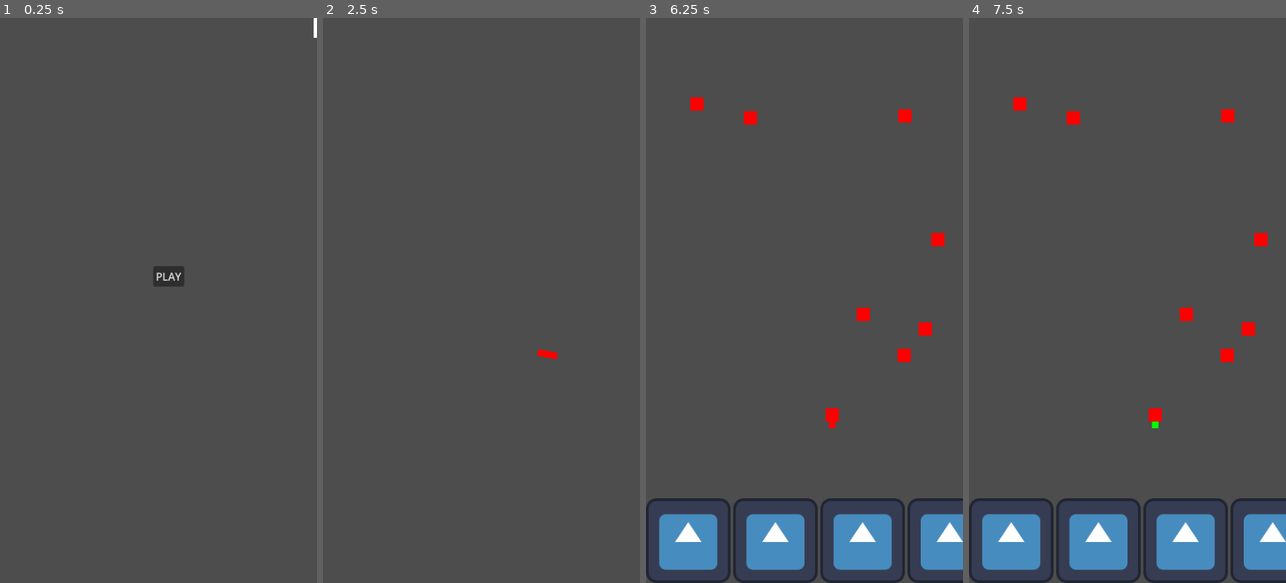
Above: before the commit, frames 1-4 (left to right).
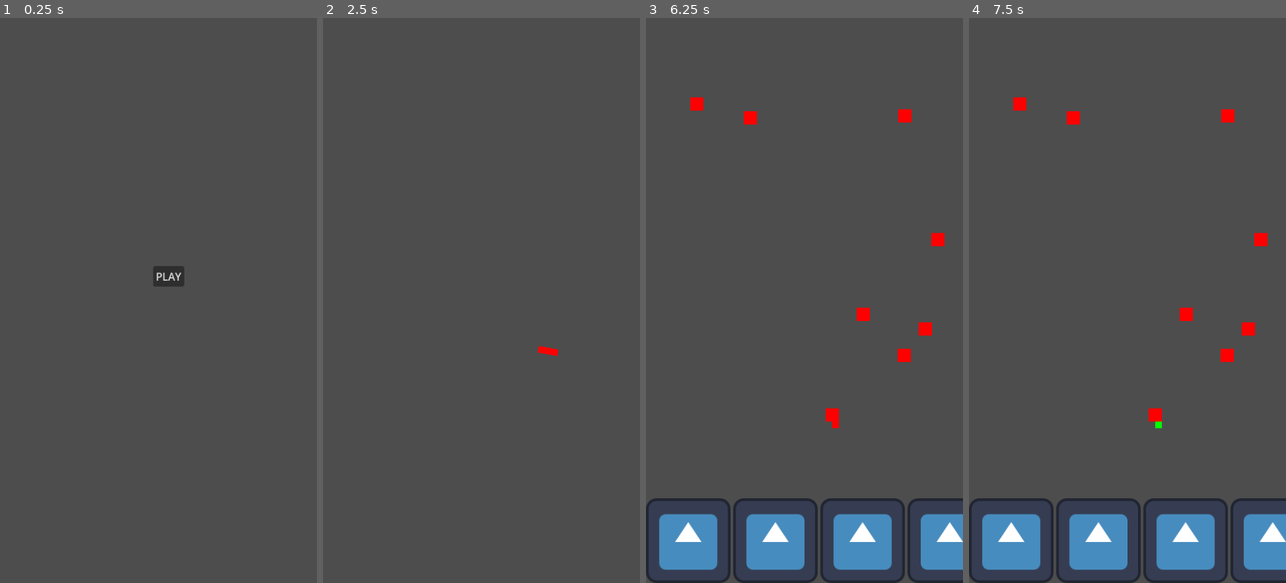
Above: after the commit, the same moments.

Repository: Xavier-Royer/Color-Jumper
Game: Godot game, scene res://Main.tscn
The game is run twice, just before and just after one commit, with the same random seed, the same clock (stepped at 60 frames per second) and the same inputs. The engine's default icon, where the game draws it, is replaced by a stand-in: a white triangle on a blue panel in a dark square.
Inputs (mouse positions are in pixels of both pictures, inside the frame that each line leads up to):
- Up to frame 1 (0.25 s): no input
- Up to frame 2 (2.5 s): click "PLAY" at 0.5 s; tap Enter at 1.25 s; move the mouse to (551, 272) at 1.27 s; press the mouse at (551, 272) at 1.28 s; tap Space at 2 s; move the mouse to (418, 328) at 2.02 s; release the mouse at (418, 328) at 2.03 s; click (418, 328) at 2.1 s
- Up to frame 3 (6.25 s): tap Enter at 2.75, 4.25 s; move the mouse to (836, 176) at 2.77 s; press the mouse at (836, 176) at 2.78 s; tap Space at 3.5, 5 s; move the mouse to (788, 413) at 3.52 s; release the mouse at (788, 413) at 3.53 s; click (788, 413) at 3.6 s; move the mouse to (899, 385) at 4.27 s; press the mouse at (899, 385) at 4.28 s; move the mouse to (709, 215) at 5.02 s; release the mouse at (709, 215) at 5.03 s; click (709, 215) at 5.1 s; move the mouse to (820, 300) at 5.77 s; press the mouse at (820, 300) at 5.78 s
- Up to frame 4 (7.5 s): release the mouse at (1143, 300) at 6.5 s; click (1010, 543) at 6.5 s; click (1098, 543) at 7.25 s

The runs differ from the first frame. In frame 1, less than 0.1% of the frame differs, in the area x 98-100%, y 0-4%; in frame 2, less than 0.1%, in the area x 67-75%, y 58-61%; in frame 3, less than 0.1%; in frame 4, less than 0.1%.

Commit message:
Refactor player to be a Node2D

Diff:
--- a/Main.tscn
+++ b/Main.tscn
@@ -35,43 +35,45 @@
 [node name="Objects" type="Node2D" parent="ScreenManager/GameScreen"]
 position = Vector2(-480, 0)
 
-[node name="Player" type="Area2D" parent="ScreenManager/GameScreen/Objects"]
+[node name="Player" type="Node2D" parent="ScreenManager/GameScreen/Objects"]
 position = Vector2(480, 0)
+script = ExtResource("4_cm0pq")
+
+[node name="Area2D" type="Area2D" parent="ScreenManager/GameScreen/Objects/Player"]
+position = Vector2(5, 0)
 collision_layer = 64
 collision_mask = 0
-script = ExtResource("4_cm0pq")
 
-[node name="CollisionShape2D" type="CollisionShape2D" parent="ScreenManager/GameScreen/Objects/Player"]
+[node name="CollisionShape2D" type="CollisionShape2D" parent="ScreenManager/GameScreen/Objects/Player/Area2D"]
 position = Vector2(0, 15)
 shape = SubResource("RectangleShape2D_r0du0")
 
 [node name="ColorRect" type="ColorRect" parent="ScreenManager/GameScreen/Objects/Player"]
-offset_left = -5.0
-offset_right = 5.0
+offset_right = 10.0
 offset_bottom = 30.0
 
 [node name="VisibleOnScreenNotifier2D" type="VisibleOnScreenNotifier2D" parent="ScreenManager/GameScreen/Objects/Player"]
-position = Vector2(-7.62939e-06, 15)
+position = Vector2(4.99994, 15)
 scale = Vector2(0.499999, 1.5)
 
 [node name="RayCastRight" type="RayCast2D" parent="ScreenManager/GameScreen/Objects/Player"]
 modulate = Color(1, 0.2, 1, 1)
-position = Vector2(5, 32)
+position = Vector2(10, 32)
 target_position = Vector2(0, -120)
 collision_mask = 0
 collide_with_areas = true
 
 [node name="RayCastLeft" type="RayCast2D" parent="ScreenManager/GameScreen/Objects/Player"]
 modulate = Color(1, 0.2, 1, 1)
-position = Vector2(-5, 32)
+position = Vector2(0, 32)
 target_position = Vector2(0, -120)
 collision_mask = 0
 collide_with_areas = true
 
 [node name="RayCastMiddle" type="RayCast2D" parent="ScreenManager/GameScreen/Objects/Player"]
 modulate = Color(1, 0.2, 1, 1)
-position = Vector2(0, 32)
-target_position = Vector2(0, -120)
+position = Vector2(5, 32)
+target_position = Vector2(0, -1500)
 collision_mask = 0
 collide_with_areas = true
 
@@ -118,7 +120,7 @@
 text = "Play Again"
 
 [connection signal="pressed" from="ScreenManager/HomeScreen/Button" to="ScreenManager" method="_on_play_pressed"]
-[connection signal="area_entered" from="ScreenManager/GameScreen/Objects/Player" to="ScreenManager/GameScreen" method="_on_player_area_entered"]
-[connection signal="area_exited" from="ScreenManager/GameScreen/Objects/Player" to="ScreenManager/GameScreen" method="_on_player_area_exited"]
+[connection signal="area_entered" from="ScreenManager/GameScreen/Objects/Player/Area2D" to="ScreenManager/GameScreen" method="_on_player_area_entered"]
+[connection signal="area_exited" from="ScreenManager/GameScreen/Objects/Player/Area2D" to="ScreenManager/GameScreen" method="_on_player_area_exited"]
 [connection signal="screen_exited" from="ScreenManager/GameScreen/Objects/Player/VisibleOnScreenNotifier2D" to="ScreenManager/GameScreen/Objects/Player" method="_on_visible_on_screen_notifier_2d_screen_exited"]
 [connection signal="pressed" from="ScreenManager/GameOverScreen/Button" to="ScreenManager" method="_on_play_pressed"]
--- a/game_screen.gd
+++ b/game_screen.gd
@@ -3,6 +3,7 @@
 signal gameOverScreen
 
 @onready var blockScene = preload("res://block.tscn")
+@onready var area2D = $Objects/Player/Area2D
 @onready var player = $Objects/Player
 @onready var rayCastLeft = $Objects/Player/RayCastLeft
 @onready var rayCastRight = $Objects/Player/RayCastRight
@@ -94,11 +95,11 @@
 
 	#reset all the other collision layer masks
 	for i in range(4):
-		player.set_collision_mask_value(i+1,false)
+		area2D.set_collision_mask_value(i+1,false)
 		rayCastLeft.set_collision_mask_value(i+1,false)
 		rayCastRight.set_collision_mask_value(i+1,false)
 		rayCastMiddle.set_collision_mask_value(i+1,false)
-	player.set_collision_mask_value(colorToNumber[newColor],true)
+	area2D.set_collision_mask_value(colorToNumber[newColor],true)
 	rayCastLeft.set_collision_mask_value(colorToNumber[newColor],true)
 	rayCastRight.set_collision_mask_value(colorToNumber[newColor],true)
 	rayCastMiddle.set_collision_mask_value(colorToNumber[newColor],true)
--- a/player.gd
+++ b/player.gd
@@ -1,4 +1,4 @@
-extends Area2D
+extends Node2D
 
 signal screenExited
 
